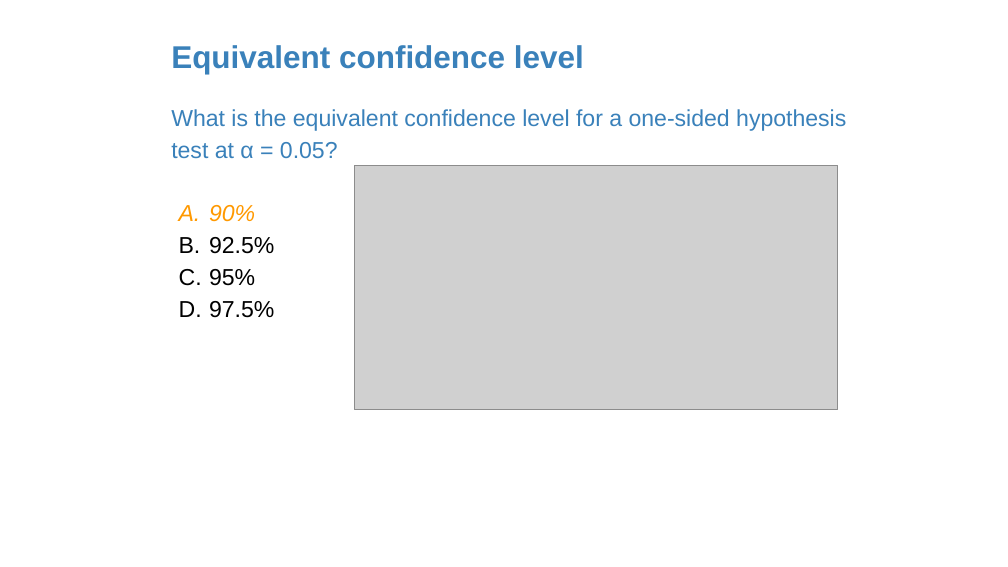
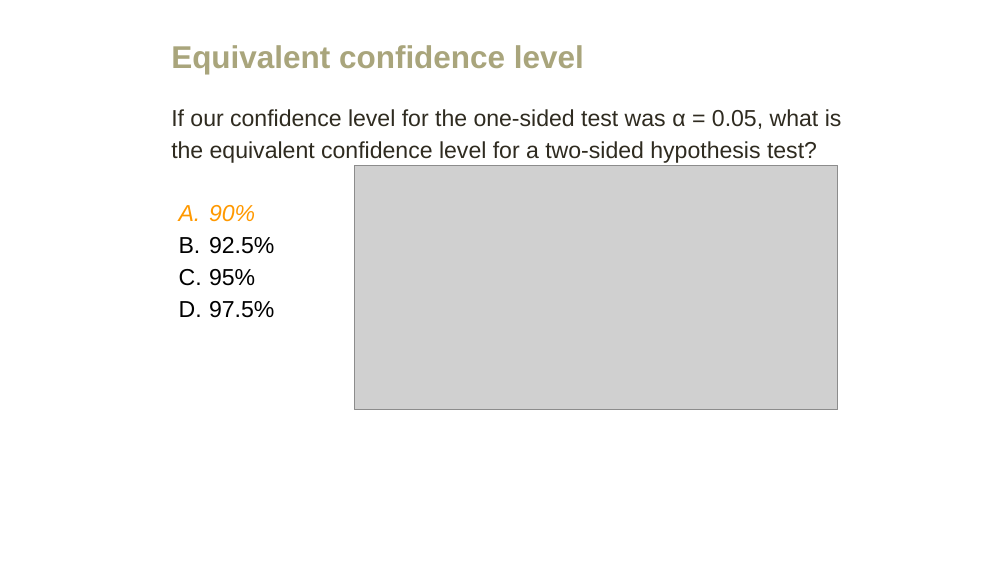
Before and after one commit to amosca01/MATH108-F23, a slide deck: slide 30 of slides/12-difference-two-means.pptx (slide 24 before the commit). Drawn at 1008x567 pixels with LibreOffice and Linux fonts; fonts in the diff are those of the drawing; grey boxes stand for pictures. Boxes give left, top, right and bottom in pixels: in the first picture for what was removed or moved away, otherwise in the second. Text is boxed around its words. In the diff, an @@ line names an element or a change of style, - is before the commit and + after.

```diff
--- a/slides/12-difference-two-means.pptx
+++ b/slides/12-difference-two-means.pptx
@@ text "Equivalent confidence level" at box(171, 45, 584, 74): text colour #3A81BA to #A9A57C @@
@@ text at box(171, 109, 842, 163): text changed; text colour #3A81BA to #2F2B20 @@
-What is the equivalent confidence level for a one-sided hypothesis test at α = 0.05?
+If our confidence level for the one-sided test was α = 0.05, what is the equivalent confidence level for a two-sided hypothesis test?
```
Also in this commit, not shown: 25 other slides changed, 16 slides added, 14 slides removed, 5 other files.
